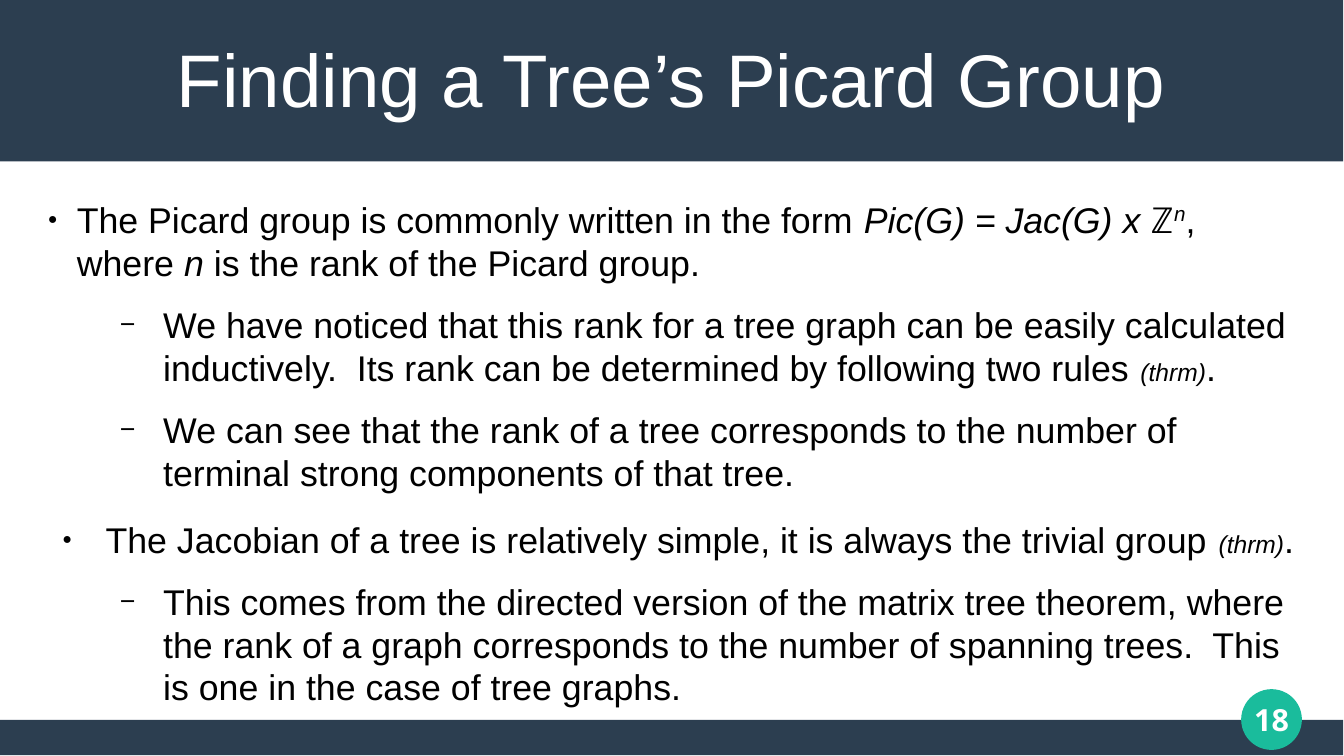
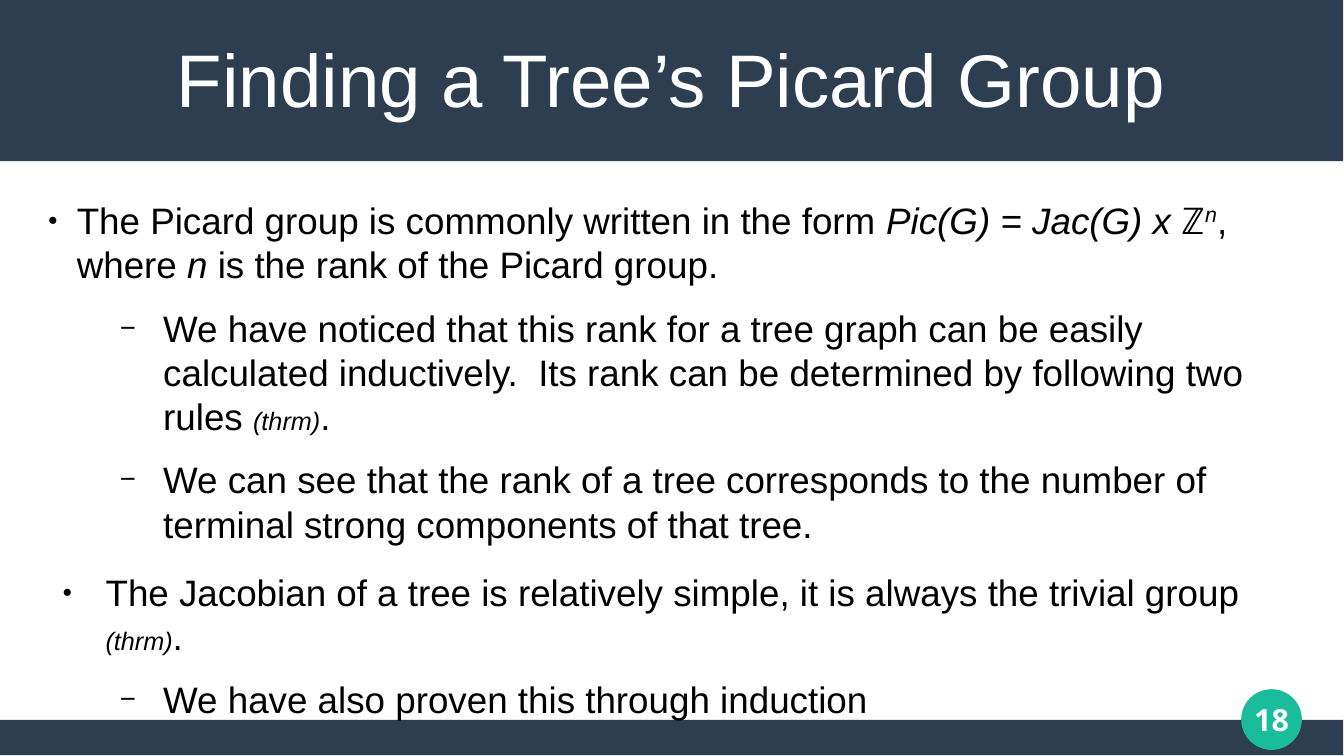
Before and after one commit to matthew-pisano/ChipFiring, a slide deck: slide 18 of Docs/JMMPresentationStripped.pptx. Drawn at 1344x756 pixels with LibreOffice and Linux fonts; fonts in the diff are those of the drawing. Boxes give left, top, right and bottom in pixels: in the first picture for what was removed or moved away, otherwise in the second. Text is boxed around its words. In the diff, an @@ line names an element or a change of style, - is before the commit and + after.

```diff
--- a/Docs/JMMPresentationStripped.pptx
+++ b/Docs/JMMPresentationStripped.pptx
@@ text at <box>77,207,1243,656</box>: size 21.1 to 21.8 pt in "The Picard group is commonly written in ...", "We have noticed that this rank for ...", "We can see that the rank of ...", "The Jacobian of a tree is relatively ..."; size 14.5 to 15 pt in "(thrm).", "(thrm)." @@
@@ text at <box>163,686,867,720</box>: text changed; size 21.1 to 21.8 pt @@
-  − This comes from the directed version of the matrix tree theorem, where the rank of a graph corresponds to the number of spanning trees. This is one in the case of tree graphs.
+  − We have also proven this through induction
```
Also in this commit, not shown: 4 other slides changed, 1 slide added, 11 other files.
